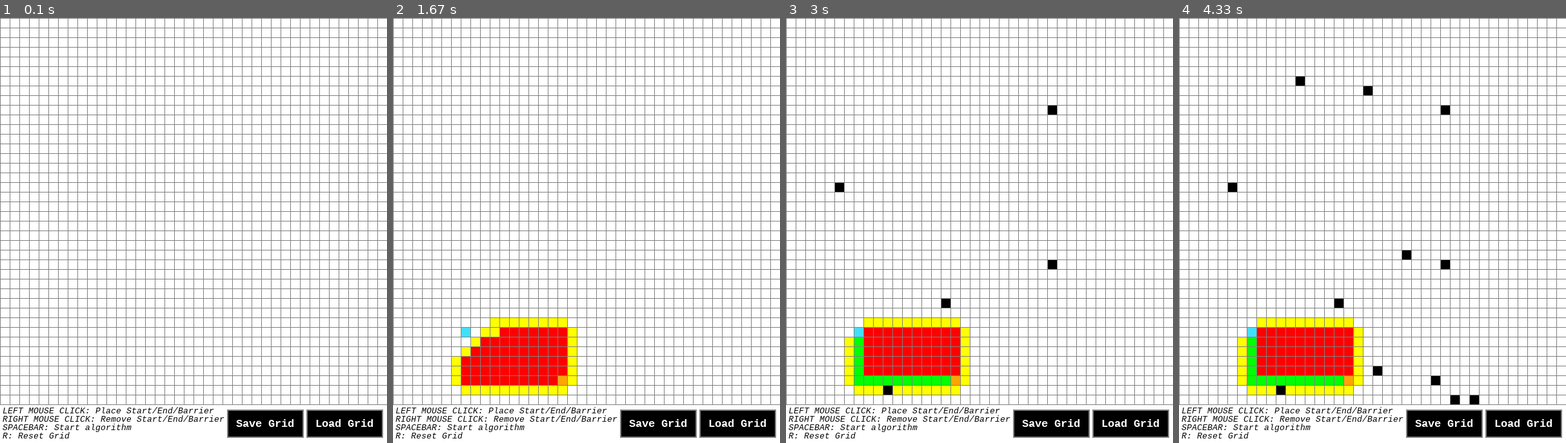
Above: before the commit, frames 1-4 (left to right).
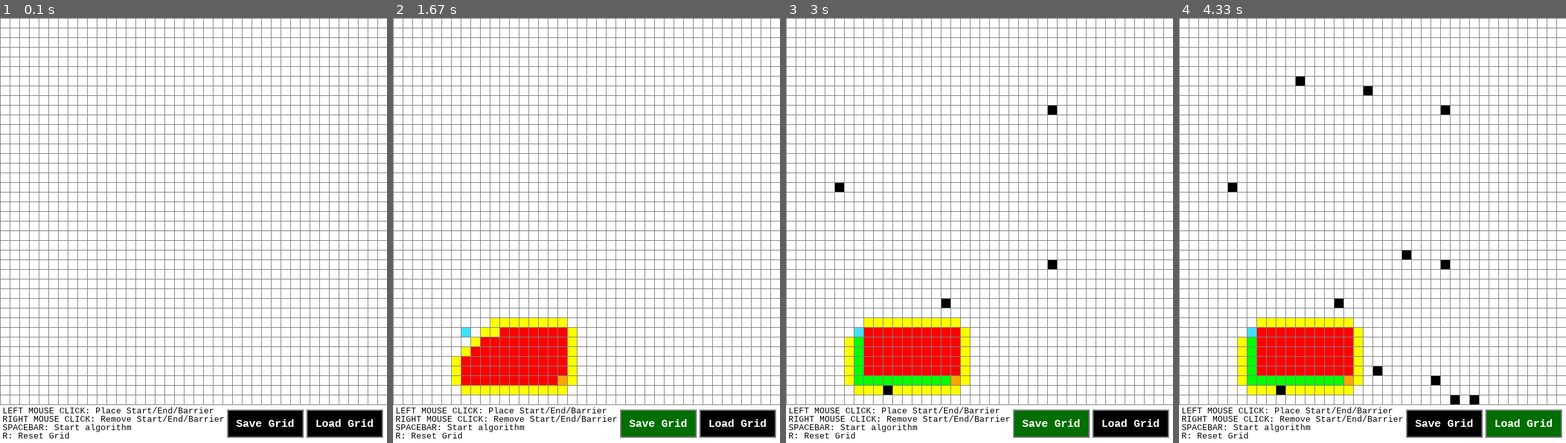
Above: after the commit, the same moments.

Repository: T995CC/CodingStuff
Game: pygame game, started from Python/PythonPrograms/Custom Games/PathFindingVisualizer/PathFindingVisualizer.py
The game is run twice, just before and just after one commit, with the same random seed, the same clock (stepped at 60 frames per second) and the same inputs.
Inputs (mouse positions are in pixels of both pictures, inside the frame that each line leads up to):
- Up to frame 1 (0.1 s): no input
- Up to frame 2 (1.67 s): press the mouse at (656, 421) at 0.37 s; move the mouse to (563, 375) at 0.47 s; release the mouse at (466, 328) at 0.6 s; tap Space at 0.67 s
- Up to frame 3 (3 s): press the mouse at (1049, 421) at 2.03 s; move the mouse to (1049, 268) at 2.13 s; release the mouse at (1049, 111) at 2.27 s; press the mouse at (1049, 421) at 2.37 s; move the mouse to (967, 409) at 2.47 s; release the mouse at (886, 392) at 2.6 s; press the mouse at (1049, 421) at 2.7 s; move the mouse to (944, 307) at 2.8 s; release the mouse at (836, 188) at 2.93 s
- Up to frame 4 (4.33 s): press the mouse at (1442, 421) at 3.03 s; move the mouse to (1403, 260) at 3.13 s; release the mouse at (1368, 94) at 3.27 s; press the mouse at (1523, 421) at 3.37 s; move the mouse to (1449, 396) at 3.47 s; release the mouse at (1380, 370) at 3.6 s; press the mouse at (1523, 421) at 3.7 s; move the mouse to (1411, 251) at 3.8 s; release the mouse at (1298, 81) at 3.93 s; press the mouse at (1523, 421) at 4.03 s; move the mouse to (1476, 400) at 4.13 s; release the mouse at (1430, 379) at 4.27 s

The runs differ from the first frame. In frame 1, 0.7% of the frame differs, in the area x 0-58%, y 91-99%; in frame 2, 1.8%, in the area x 0-79%, y 91-99%; in frame 3, 1.8%; in frame 4, 1.8%.

Commit message:
Added click animation to non-functioning buttons

Diff:
--- a/Python/PythonPrograms/Custom Games/PathFindingVisualizer/PathFindingVisualizer.py
+++ b/Python/PythonPrograms/Custom Games/PathFindingVisualizer/PathFindingVisualizer.py
@@ -1,5 +1,6 @@
 import pygame
 import math
+import time
 from queue import PriorityQueue
 pygame.init()
 
@@ -8,8 +9,8 @@
 ROWS = 40
 WINDOW = pygame.display.set_mode((WIDTH, HEIGHT))
 pygame.display.set_caption("A* Path Finding Visualizer")
-font_button = pygame.font.SysFont('ocraextended', 17, bold = 1, italic = 0)
-font_screen = pygame.font.SysFont('ocraextended', 13, italic = 1)
+font_button = pygame.font.SysFont('ocraextended', 17, bold = 1)
+font_screen = pygame.font.SysFont('ocraextended', 13)
 
 RED = (255, 0, 0)
 GREEN = (0, 255, 0)
@@ -257,6 +258,7 @@
 	start = None
 	end = None
 	run = True
+	clicked = False
 	while run:
 		draw(window, grid, ROWS, width)
 		for event in pygame.event.get():
@@ -266,7 +268,7 @@
 			if event.type == pygame.QUIT:
 				run = False
 
-			if event.type == pygame.MOUSEMOTION:
+			if event.type == pygame.MOUSEMOTION and clicked == False:
 				if save_button.isOver(pos):
 					save_button.color = DARKGREY
 				else:
@@ -276,6 +278,22 @@
 					load_button.color = DARKGREY
 				else:
 					load_button.color = BLACK
+
+			if event.type == pygame.MOUSEBUTTONDOWN:
+				clicked = True
+				if save_button.isOver(pos):
+					save_button.color = DARKGREEN
+				if load_button.isOver(pos):
+					load_button.color = DARKGREEN
+
+			if event.type == pygame.MOUSEBUTTONUP:
+				clicked = False
+				if save_button.isOver(pos):
+					save_button.color = DARKGREY
+					print("lol")
+				if load_button.isOver(pos):
+					load_button.color = DARKGREY
+					print("hola")
 
 
 			if pygame.mouse.get_pressed()[0]:	 #LEFT MOUSE BUTTON
